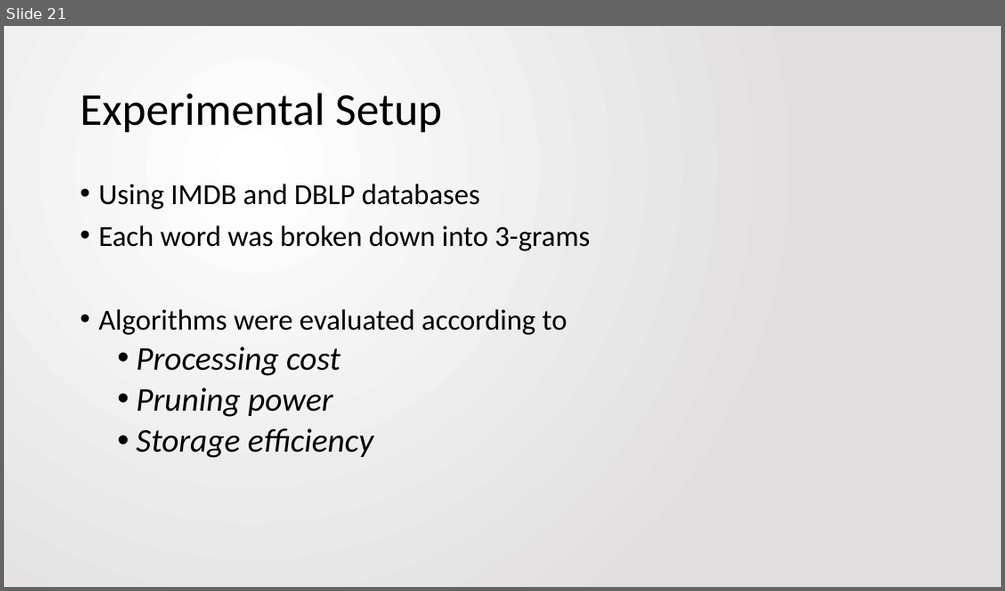
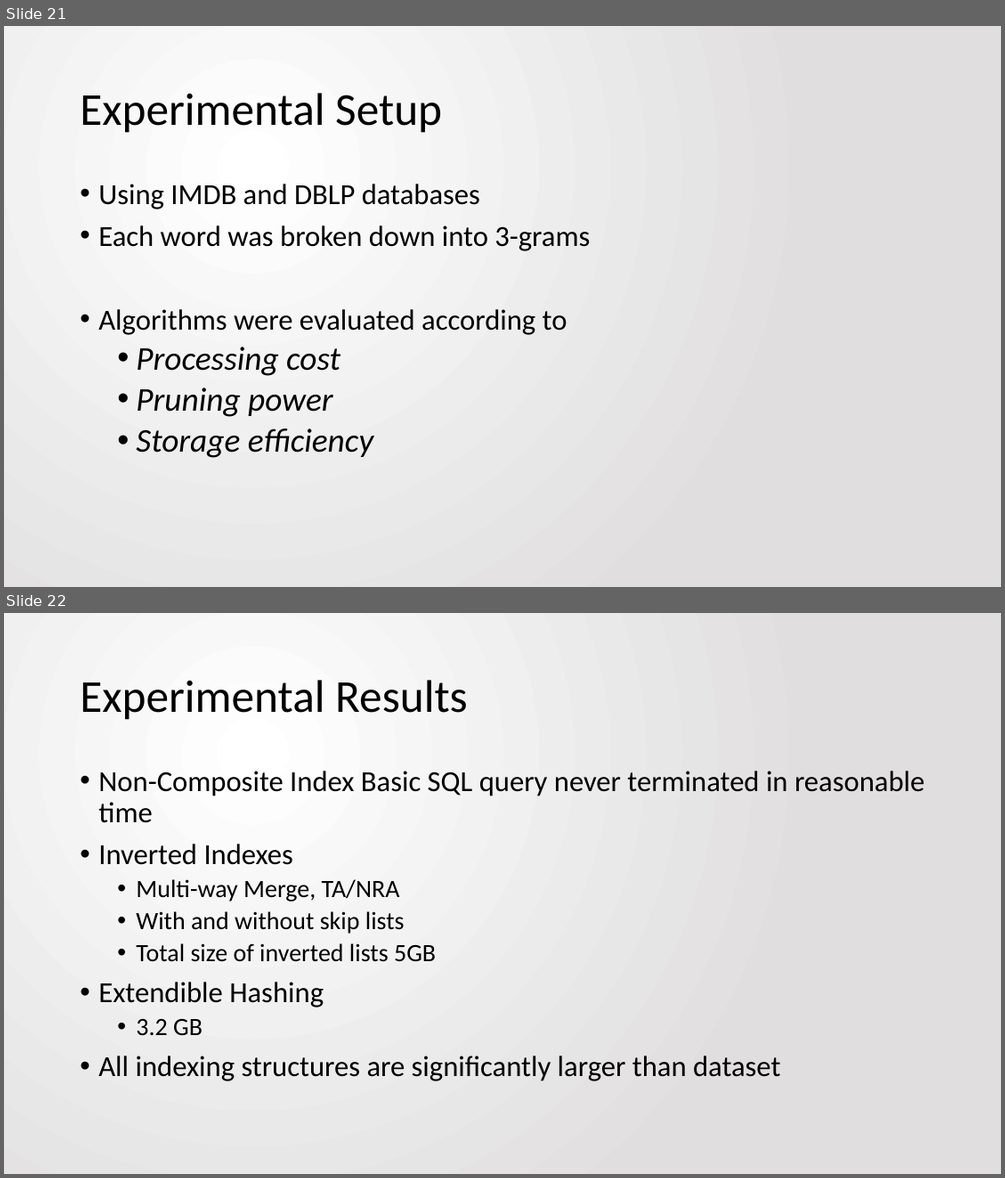
Before and after one commit to jbfitz/EECS405, a slide deck: Paper Presentation/EECS405.PattersonFitzpatrick.PaperPresentation.pptx. Shown one above the other, each under a label of ours: slide 21 before the commit, slides 21 and 22 after it. The pictures are 1005x591 and 1005x1178 pixels, drawn with LibreOffice and Linux fonts; fonts in the diff are those of the drawing. Boxes give left, top, right and bottom in pixels: in the first picture for what was removed or moved away, otherwise in the second. Text is boxed around its words. In the diff, an @@ line names an element or a change of style, - is before the commit and + after.

```diff
--- a/Paper Presentation/EECS405.PattersonFitzpatrick.PaperPresentation.pptx
+++ b/Paper Presentation/EECS405.PattersonFitzpatrick.PaperPresentation.pptx
@@ slide 22 added at (4, 613, 1001, 1174), background gradient #FFFFFF to #E1DFDF @@
@@ title added at (80, 680, 467, 720), 44 pt, text #000000 @@
+Experimental Results
@@ text added at (98, 771, 924, 1081), 28 pt, text #000000 @@
+• Non-Composite Index Basic SQL query never terminated in reasonable time
+• Inverted Indexes
+  • Multi-way Merge, TA/NRA
+  • With and without skip lists
+  • Total size of inverted lists 5GB
+• Extendible Hashing
+  • 3.2 GB
+• All indexing structures are significantly larger than dataset
```
Also in this commit, not shown: 1 slide changed, 1 other slide added, 1 slide removed.
